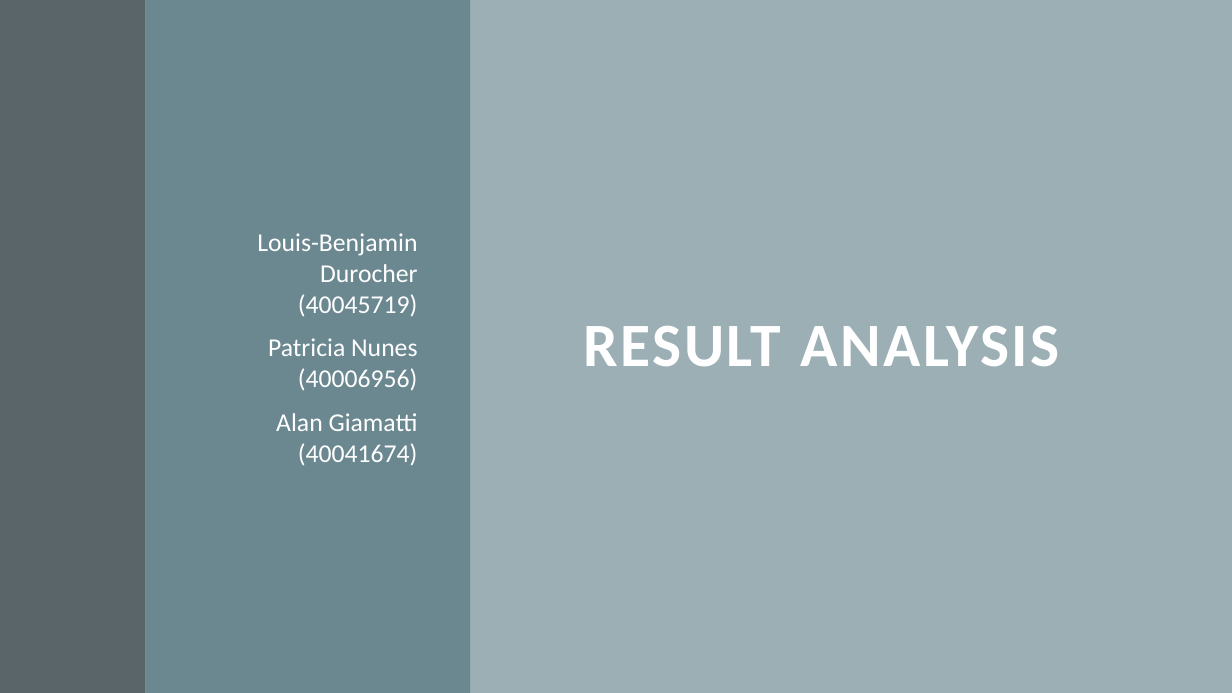
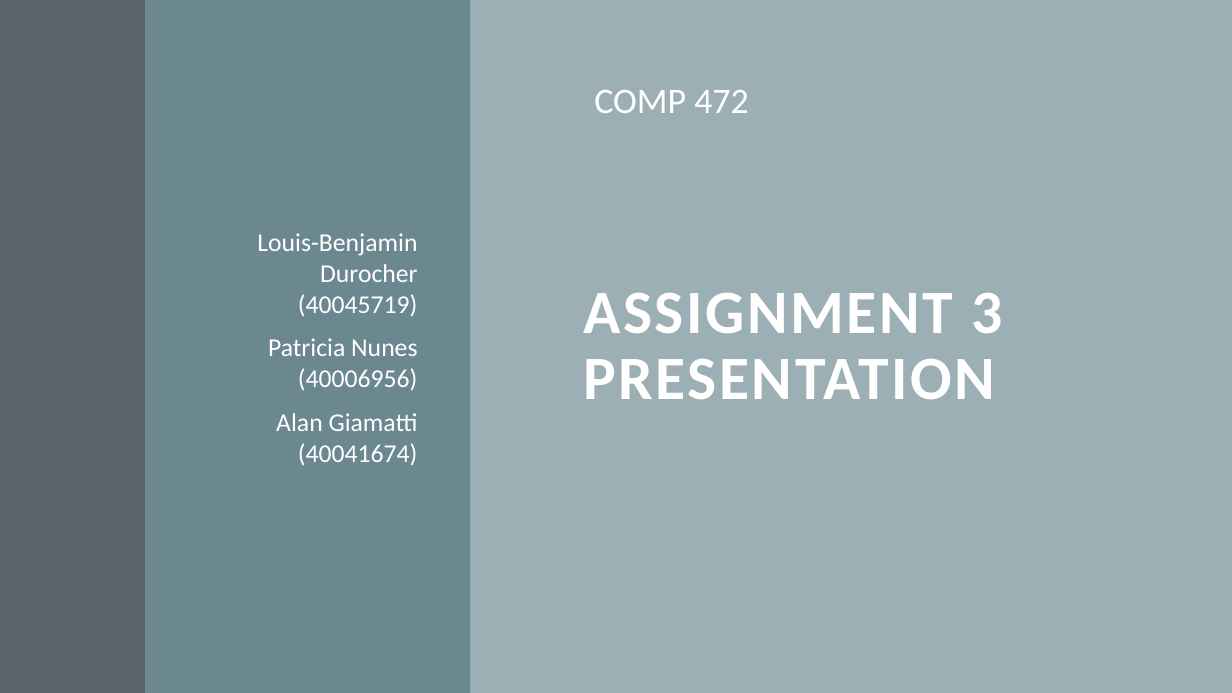
Before and after one commit to patnunes/COMP472, a slide deck: slide 1 of A3_Analysis.pptx. Drawn at 1232x693 pixels with LibreOffice and Linux fonts; fonts in the diff are those of the drawing. Boxes give left, top, right and bottom in pixels: in the first picture for what was removed or moved away, otherwise in the second. Text is boxed around its words. In the diff, an @@ line names an element or a change of style, - is before the commit and + after.

Commit message:
Modified powerpoint

```diff
--- a/A3_Analysis.pptx
+++ b/A3_Analysis.pptx
@@ text added at [594, 90, 749, 113], 28 pt, text #FFFFFF @@
+COMP 472
@@ title at [583, 293, 1003, 399]: text changed @@
-RESULT ANALYSIS
+ASSIGNMENT 3 PRESENTATION
```
Also in this commit, not shown: 12 slides added, 4 slides removed.
